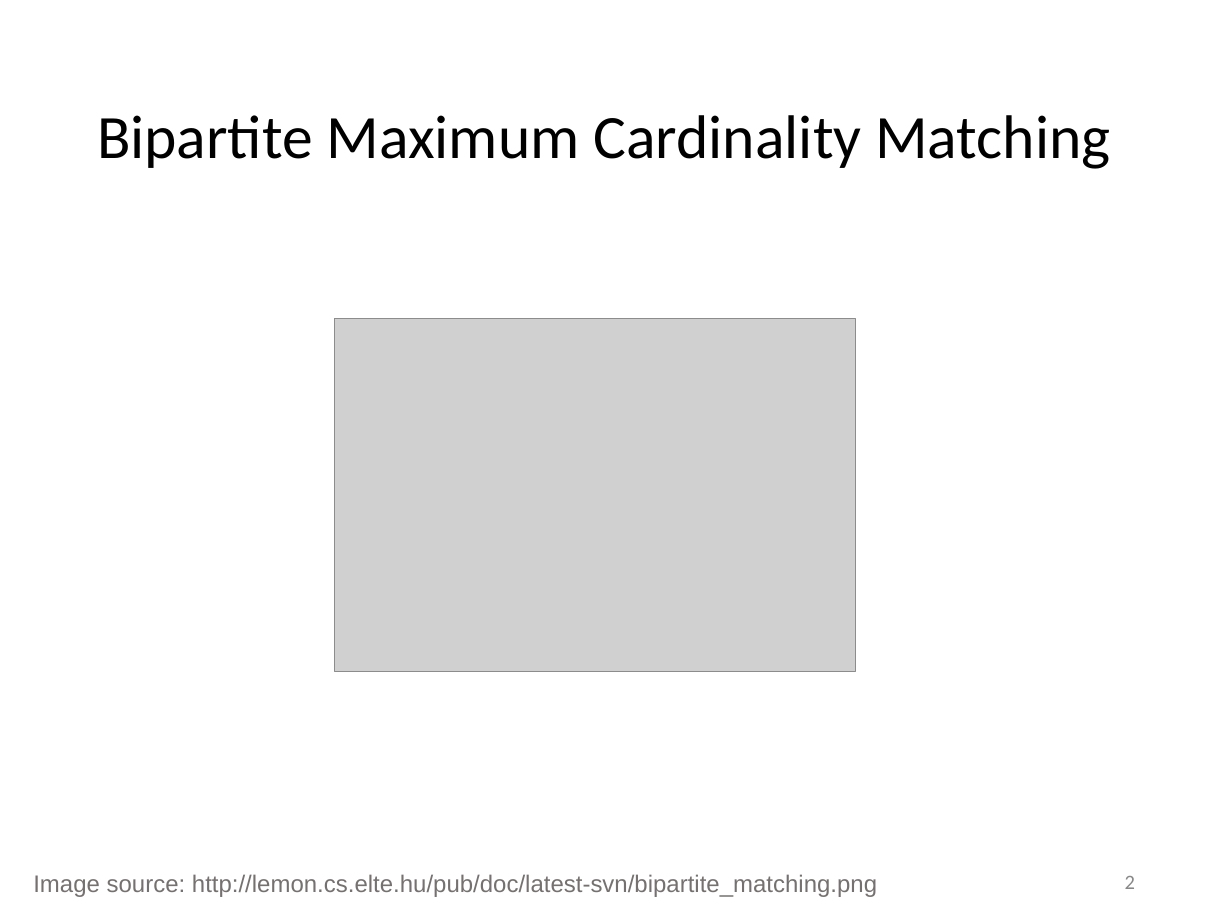
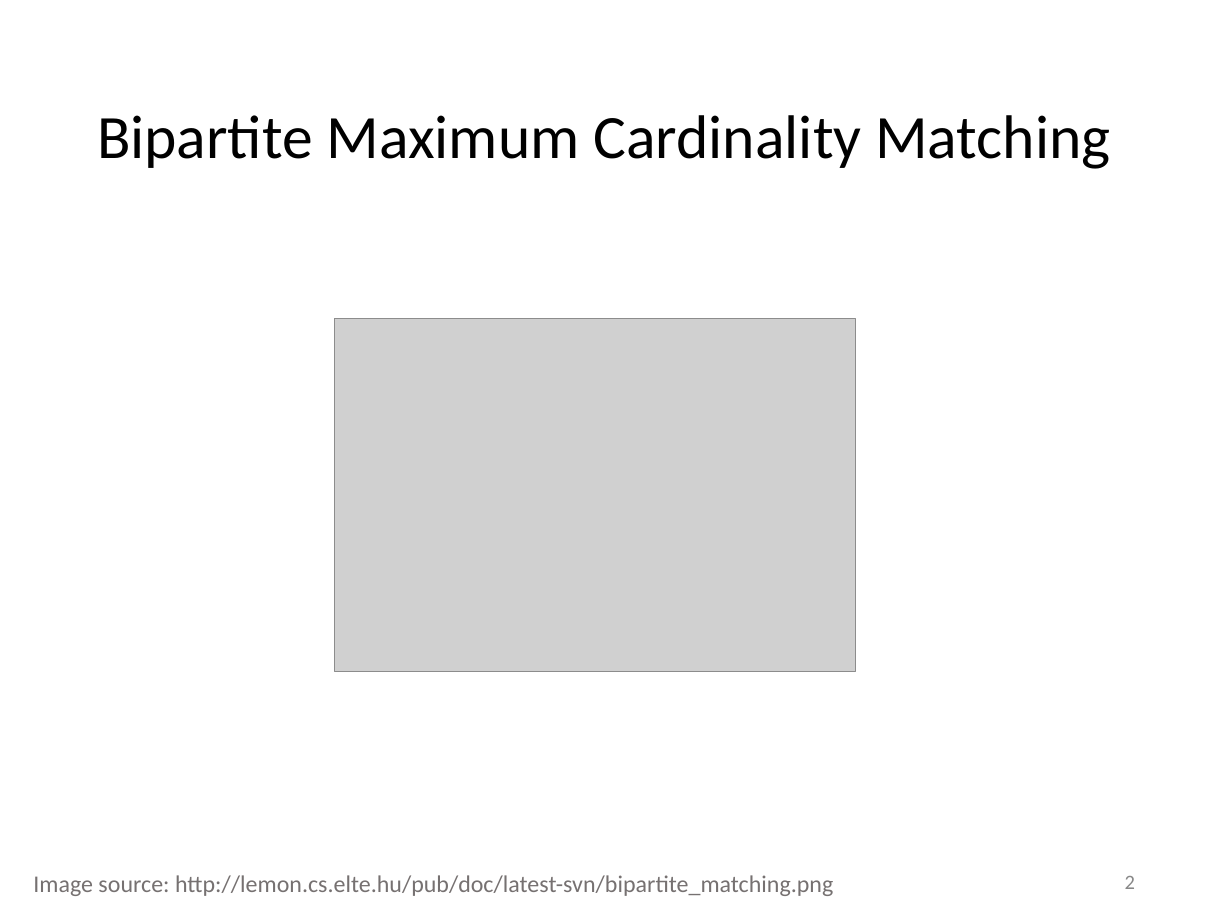
Before and after one commit to suem/dphpc-project, a slide deck: slide 2 of Final Presentation.pptx. Drawn at 1232x924 pixels with LibreOffice and Linux fonts; fonts in the diff are those of the drawing; grey boxes stand for pictures. Boxes give left, top, right and bottom in pixels: in the first picture for what was removed or moved away, otherwise in the second. Text is boxed around its words. In the diff, an @@ line names an element or a change of style, - is before the commit and + after.

```diff
--- a/Final Presentation.pptx
+++ b/Final Presentation.pptx
@@ text "Image source: http://lemon.cs.elte.hu/pub/doc/latest-svn/bip ..." at (33, 875, 833, 896): font Arial to Calibri @@
```
Also in this commit, not shown: 6 other slides changed.
